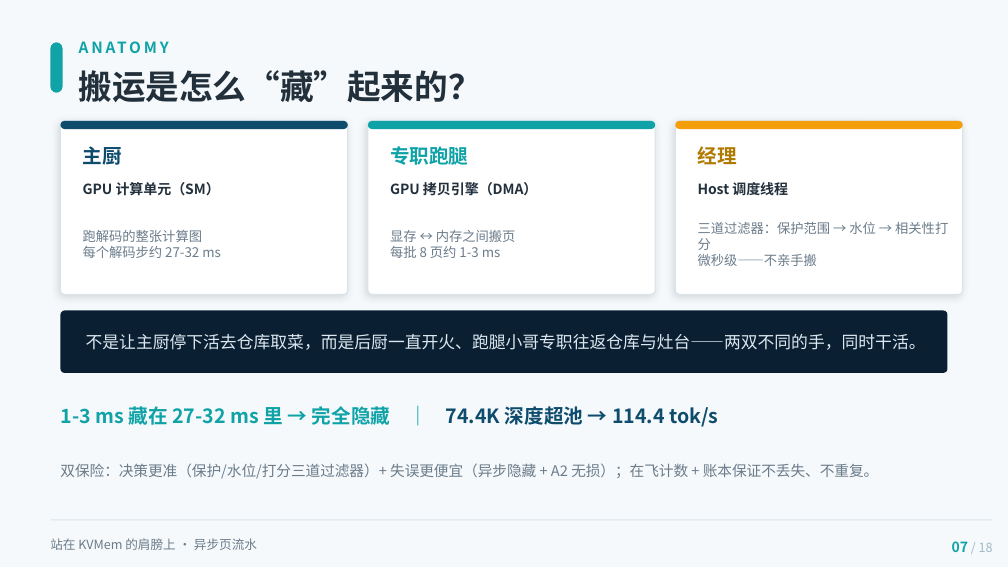
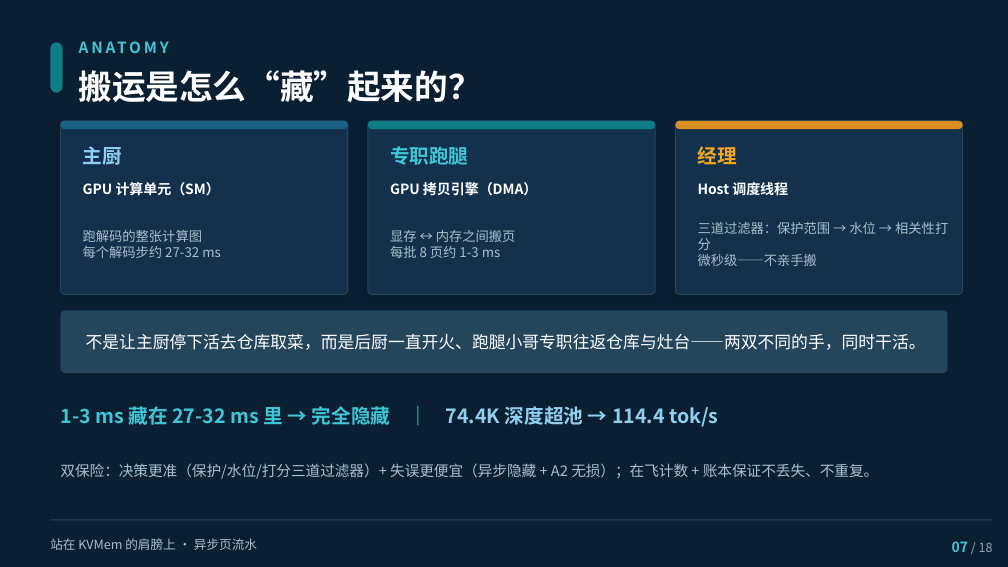
Before and after one commit to paicat1/Ninfer-KVMem-Async, a slide deck: slide 7 of docs/异步页流水-技术说明-美化版.pptx. Drawn at 1008x567 pixels with LibreOffice and Linux fonts; fonts in the diff are those of the drawing. Boxes give left, top, right and bottom in pixels: in the first picture for what was removed or moved away, otherwise in the second. Text is boxed around its words. In the diff, an @@ line names an element or a change of style, - is before the commit and + after.

```diff
--- a/docs/异步页流水-技术说明-美化版.pptx
+++ b/docs/异步页流水-技术说明-美化版.pptx
@@ background #F6F9FB to #0B1F33 @@
@@ rounded rectangle at <box>50,42,62,93</box>: fill #0FA3A8 to #0E7E86 @@
@@ text "ANATOMY" at <box>79,34,956,59</box>: text colour #0FA3A8 to #3FC6D6 @@
@@ rounded rectangle at <box>60,121,348,129</box>: fill #0E4C6E to #1A5F84 @@
@@ text "主厨" at <box>83,146,122,165</box>: text colour #0E4C6E to #8FD0F0 @@
@@ rounded rectangle at <box>368,121,655,129</box>: fill #0FA3A8 to #0E7E86 @@
@@ text "专职跑腿" at <box>390,146,468,165</box>: text colour #0FA3A8 to #3FC6D6 @@
@@ fill #FFFFFF to #13314D; outline #D8E3EA 0.75 pt to #23465C 0.75 pt in 3 elements at <box>60,121,348,294</box>, <box>368,121,655,294</box>, <box>675,121,963,294</box> @@
@@ rounded rectangle at <box>675,121,963,129</box>: fill #F59E0B to #D98E1F @@
@@ text "经理" at <box>698,146,737,165</box>: text colour #B07A00 to #F5A623 @@
@@ text colour #22303C to #FFFFFF in 4 elements at <box>79,70,482,103</box>, <box>83,182,220,196</box>, <box>390,182,538,196</box>, <box>698,180,788,198</box> @@
@@ rounded rectangle at <box>60,310,948,373</box>: fill #0B1F33 to #23465C @@
@@ text "不是让主厨停下活去仓库取菜，而是后厨一直开火、跑腿小哥专职往返仓库与灶台——两双不同的手，同时干活。" at <box>86,334,926,350</box>: text colour #DCE8EF to #FFFFFF @@
@@ text "1-3 ms 藏在 27-32 ms ..." at <box>60,406,718,427</box>: text colour #0FA3A8 to #3FC6D6 in "1-3 ms 藏在 27-32 ms 里 → ..."; text colour #0E4C6E to #8FD0F0 in "74.4K 深度超池 → 114.4 tok/s" @@
@@ text colour #6B7C8A to #A9BECC in 5 elements at <box>83,230,221,258</box>, <box>390,230,516,258</box>, <box>698,222,948,266</box>, <box>60,463,878,479</box>, <box>50,538,257,550</box> @@
@@ rectangle at <box>50,519,993,520</box>: fill #D8E3EA to #23465C @@
@@ text "07 / 18" at <box>952,541,993,552</box>: text colour #0FA3A8 to #3FC6D6 in "07"; text colour #9FB8C8 to #8FA6B5 in "/ 18" @@
```
Also in this commit, not shown: 17 other slides changed, 4 other files.
